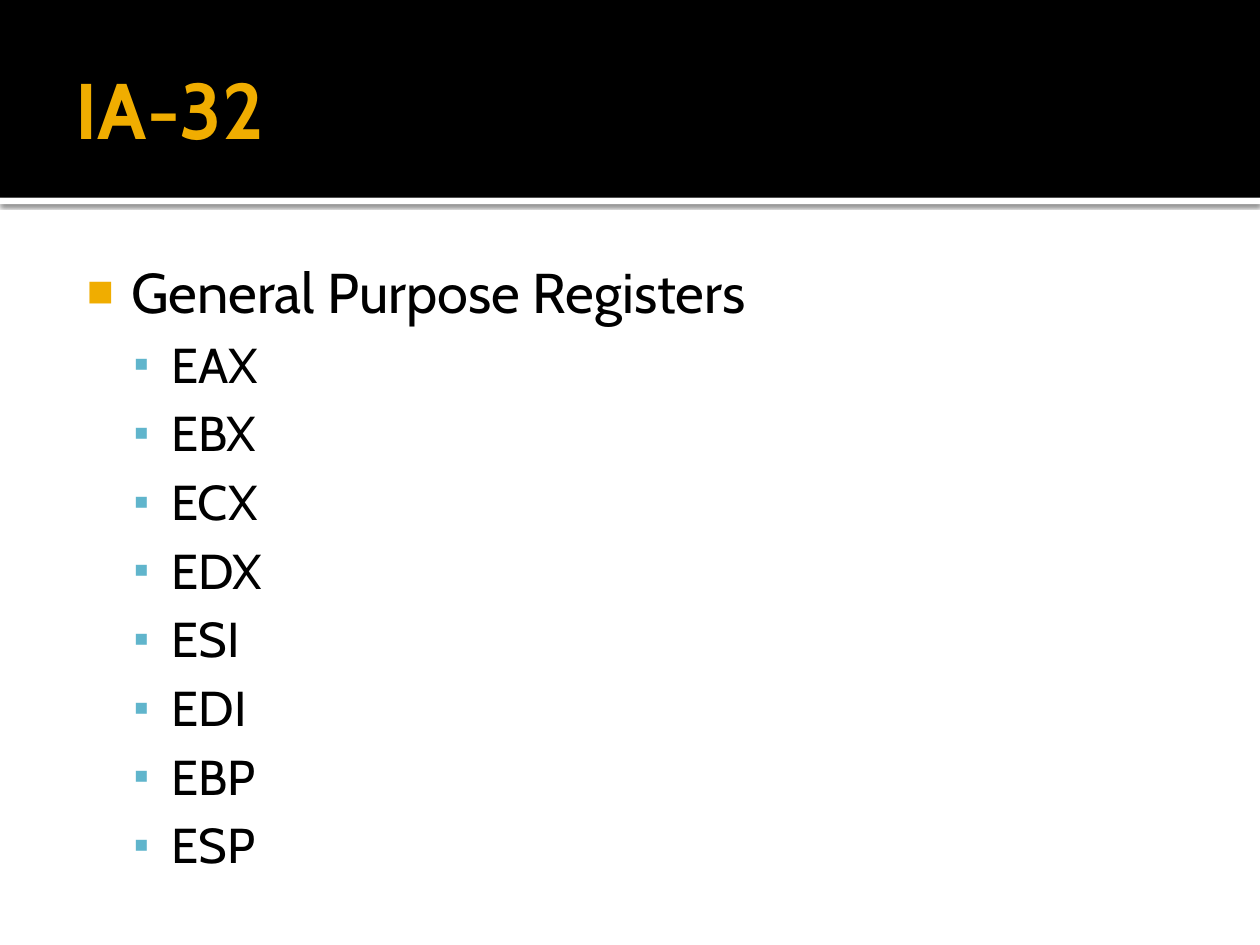
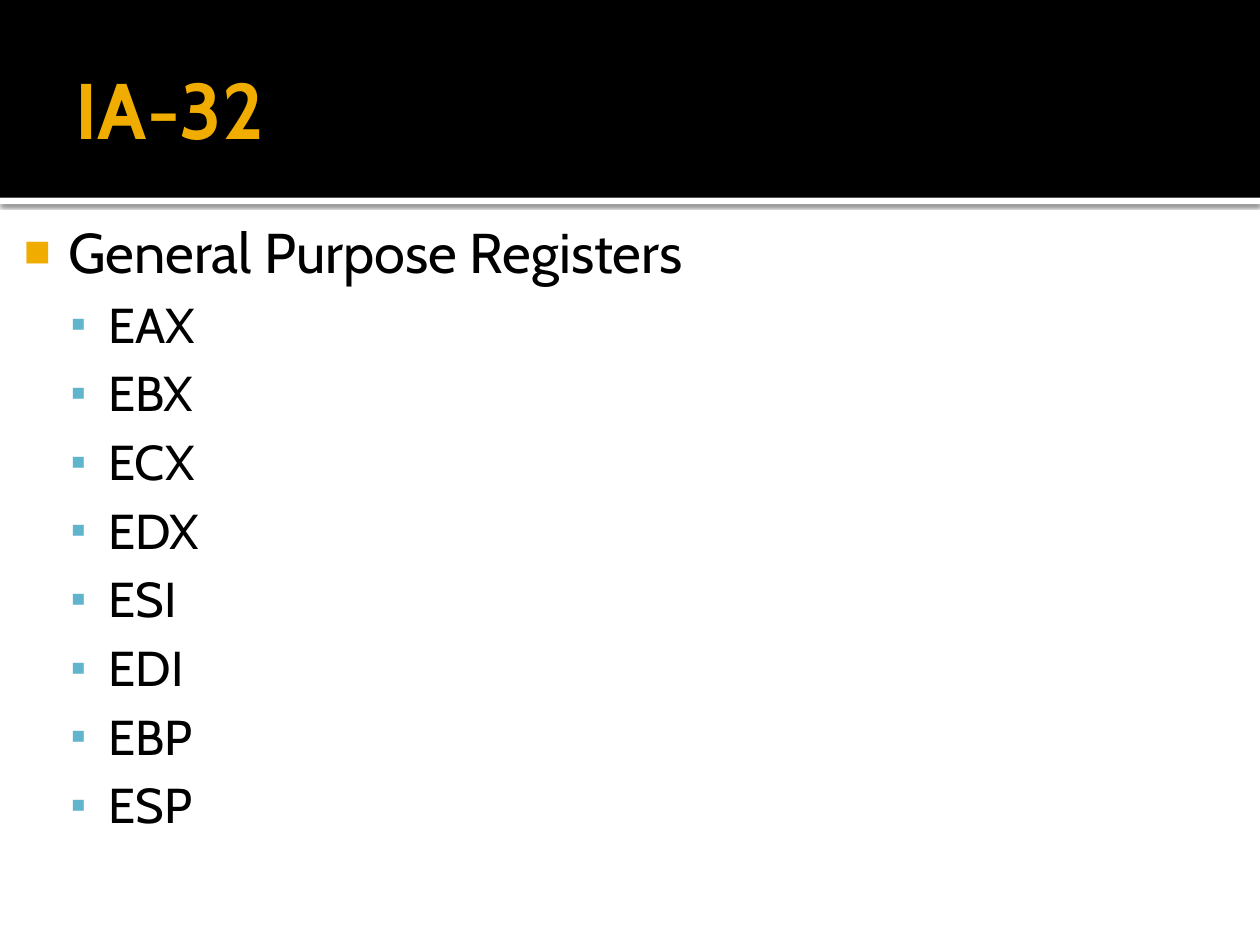
Before and after one commit to k1nm3nh4ck3r/OpenSecurityTrainingTaiwan, a slide deck: slide 29 of C編譯中的流程分析、逆向工程及在資訊安全中的應用.pptx (slide 25 before the commit). Drawn at 1260x945 pixels with LibreOffice and Linux fonts; fonts in the diff are those of the drawing. Boxes give left, top, right and bottom in pixels: in the first picture for what was removed or moved away, otherwise in the second. Text is boxed around its words. In the diff, an @@ line names an element or a change of style, - is before the commit and + after.

```diff
--- a/C編譯中的流程分析、逆向工程及在資訊安全中的應用.pptx
+++ b/C編譯中的流程分析、逆向工程及在資訊安全中的應用.pptx
@@ text "General Purpose Registers": place and size @@
-text "General Purpose Registers" at [131,271,746,864]
+text "General Purpose Registers" at [68,231,683,824]
```
Also in this commit, not shown: 2 other slides changed, 7 slides added, 1 slide removed.
